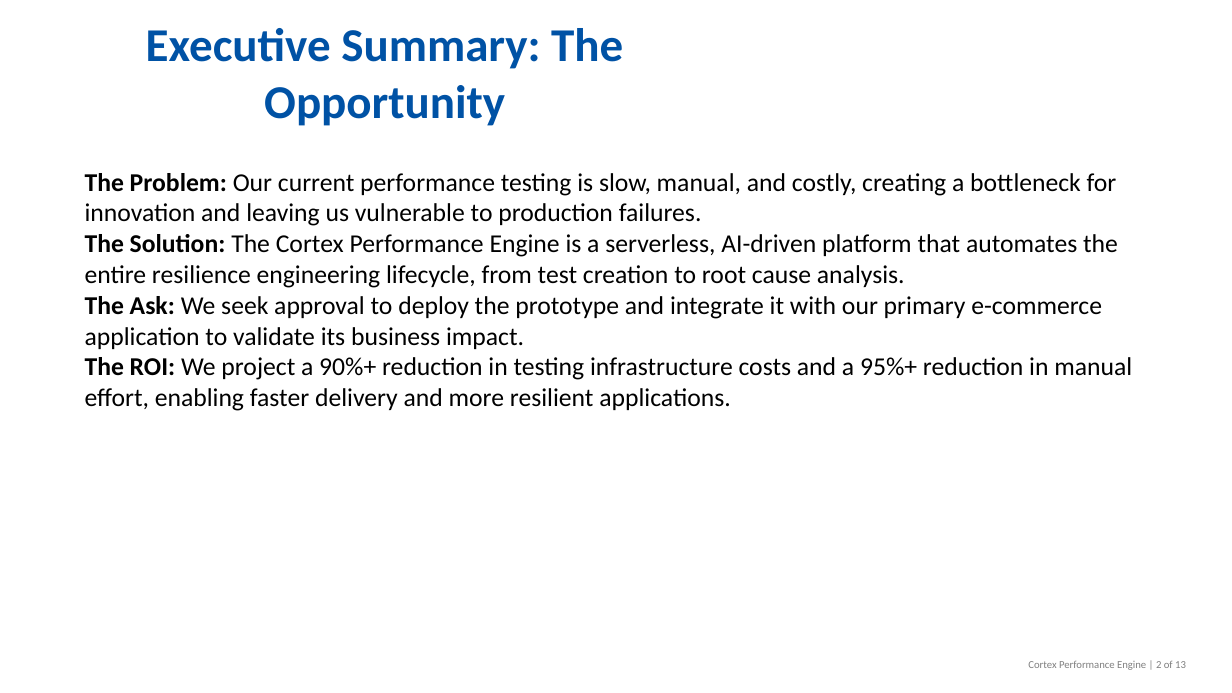
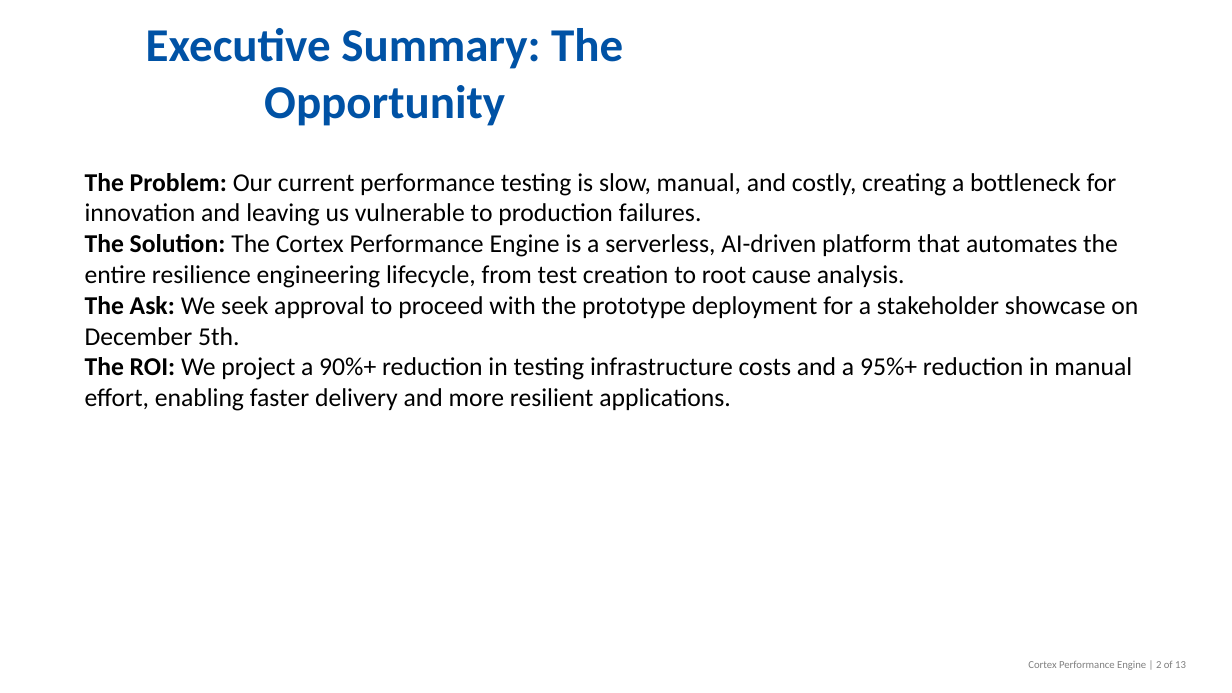
Before and after one commit to Shuvam-Das/Cortex-Performance-Engine, a slide deck: slide 2 of Cortex_Performance_Engine_Stakeholder_Presentation.pptx. Drawn at 1232x693 pixels with LibreOffice and Linux fonts; fonts in the diff are those of the drawing. Boxes give left, top, right and bottom in pixels: in the first picture for what was removed or moved away, otherwise in the second. Text is boxed around its words. In the diff, an @@ line names an element or a change of style, - is before the commit and + after.

```diff
--- a/Cortex_Performance_Engine_Stakeholder_Presentation.pptx
+++ b/Cortex_Performance_Engine_Stakeholder_Presentation.pptx
@@ text at box(85, 296, 1138, 345): text changed @@
-The Ask: We seek approval to deploy the prototype and integrate it with our primary e-commerce application to validate its business impact.
+The Ask: We seek approval to proceed with the prototype deployment for a stakeholder showcase on December 5th.
```
Also in this commit, not shown: 2 other slides changed, 1 other file.
